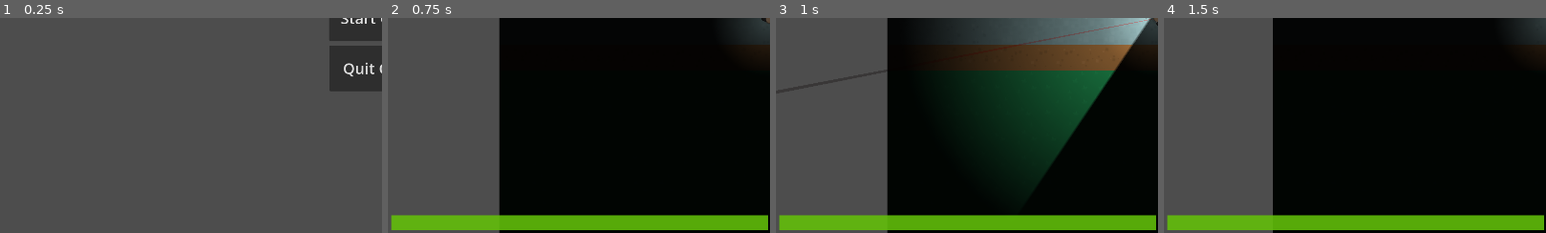
Above: before the commit, frames 1-4 (left to right).
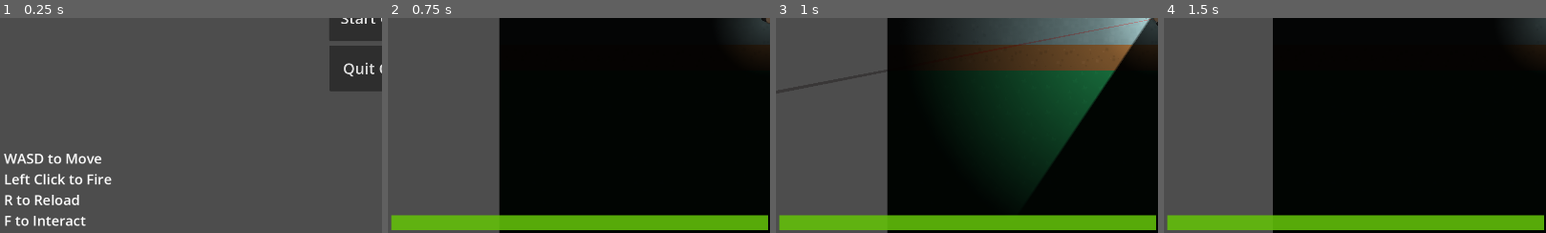
Above: after the commit, the same moments.

Repository: bhanukaaa/Hitman2D
Game: Godot game, scene res://menus/mainMenu.tscn
Same seed, same stepped clock (60 frames per second), same inputs: the game is played once before the commit and once after it.
Inputs (mouse positions are % of the whole screen's width and height, from its top left):
- Up to frame 1 (0.25 s): no input
- Up to frame 2 (0.75 s): click "Start Game" at 0.5 s
- Up to frame 3 (1 s): no input
- Up to frame 4 (1.5 s): move the mouse to (72, 45) at 1.27 s; hold D (moveRight) from 1.28 s (still down); tap F (interact) at 1.35 s
The pictures show only the part of the screen within x 0-50%, y 50-100%; the shares and areas given below are measured in that part.

The runs differ from the first frame. In frame 1, 2.2% of the frame differs, in the area x 1-30%, y 63-97%; in frame 2, nothing differs; in frame 3, nothing differs; in frame 4, nothing differs.

Commit message:
controls

Diff:
--- a/maps/map.tscn
+++ b/maps/map.tscn
@@ -78,7 +78,6 @@
 [node name="BaseEnemy7" parent="Enemies" instance=ExtResource("5_p5exx")]
 position = Vector2(1082, -461)
 rotation = -2.03894
-scale = Vector2(1, 1)
 
 [node name="Timer" type="Timer" parent="."]
 wait_time = 2.0
--- a/menus/mainMenu.tscn
+++ b/menus/mainMenu.tscn
@@ -60,5 +60,17 @@
 horizontal_alignment = 1
 vertical_alignment = 1
 
+[node name="Hint" type="Label" parent="."]
+layout_mode = 0
+offset_left = 10.0
+offset_top = 868.0
+offset_right = 281.0
+offset_bottom = 1073.0
+theme_override_font_sizes/font_size = 35
+text = "WASD to Move
+Left Click to Fire
+R to Reload
+F to Interact"
+
 [connection signal="pressed" from="StartButton" to="." method="_on_start_button_pressed"]
 [connection signal="pressed" from="QuitButton" to="." method="_on_quit_button_pressed"]
--- a/project.godot
+++ b/project.godot
@@ -10,7 +10,7 @@
 
 [application]
 
-config/name="TopDownShooter"
+config/name="Hitman2D"
 run/main_scene="uid://bqmdxt0yg0lrq"
 config/features=PackedStringArray("4.4", "Forward Plus")
 
